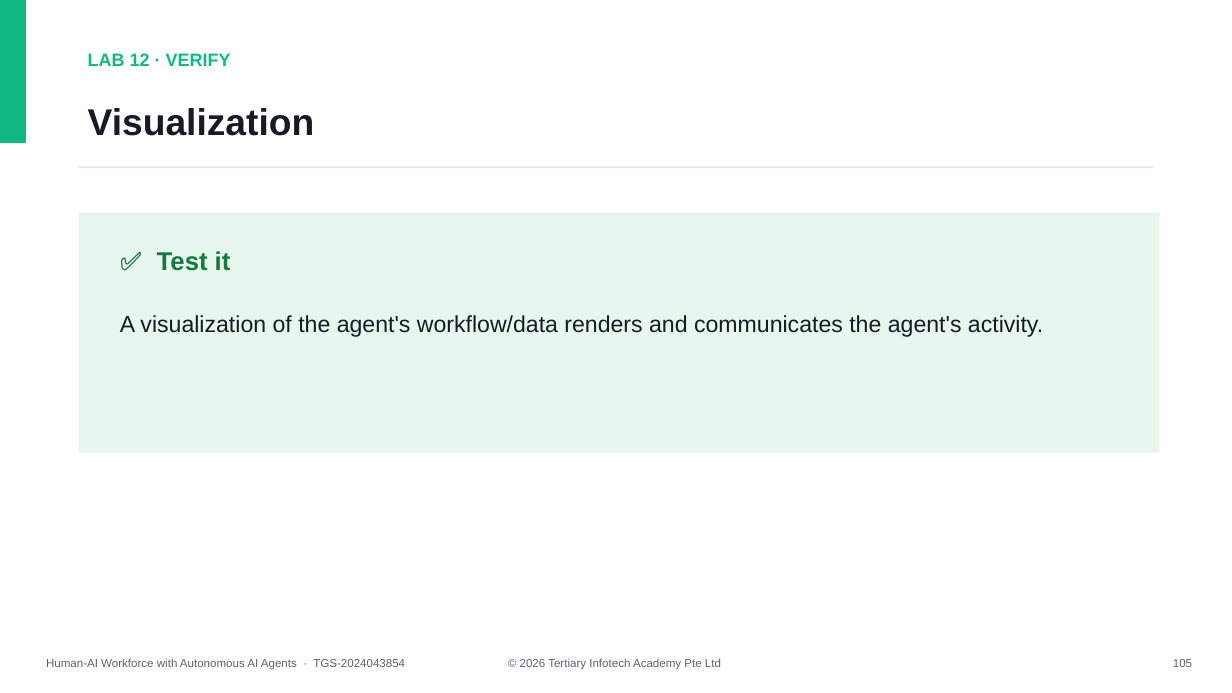
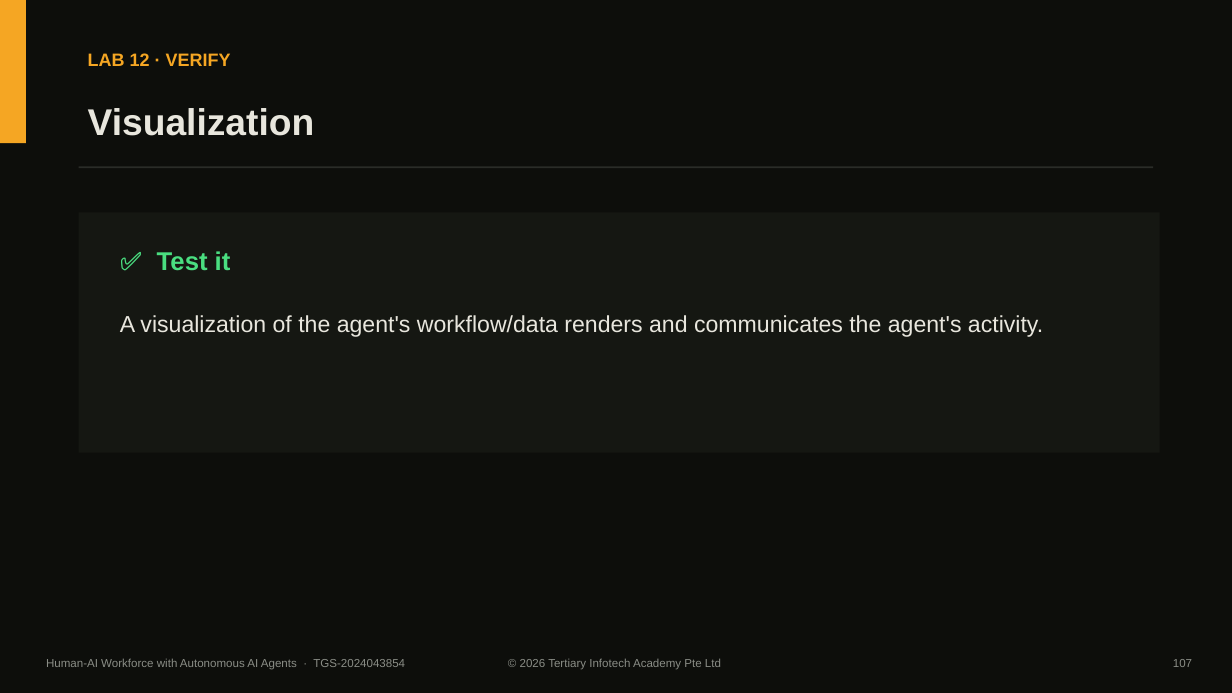
Before and after one commit to tertiarycourses/TGS-2024043854-Build-a-Human-AI-Workforce-with-Autonomous-AI-Agents, a slide deck: slide 108 of courseware/Human-AI Workforce with Autonomous AI Agents-v1.3.pptx (slide 106 before the commit). Drawn at 1232x693 pixels with LibreOffice and Linux fonts; fonts in the diff are those of the drawing. Boxes give left, top, right and bottom in pixels: in the first picture for what was removed or moved away, otherwise in the second. Text is boxed around its words. In the diff, an @@ line names an element or a change of style, - is before the commit and + after.

```diff
--- a/courseware/Human-AI Workforce with Autonomous AI Agents-v1.3.pptx
+++ b/courseware/Human-AI Workforce with Autonomous AI Agents-v1.3.pptx
@@ rectangle at box(0, 0, 26, 143): fill #10B981 to #F5A623 @@
@@ rectangle added at box(0, 0, 1232, 693), fill #0D0E0B @@
@@ text "LAB 12 · VERIFY" at box(88, 53, 231, 66): text colour #10B981 to #F5A623 @@
@@ text "Visualization" at box(88, 108, 315, 136): text colour #161B26 to #E8E6DD @@
@@ rectangle at box(79, 166, 1153, 168): fill #E2E8F0 to #2A2C28 @@
@@ rectangle at box(79, 213, 1160, 453): fill #E8F7EE to #151712 @@
@@ text "✅ Test it" at box(157, 251, 231, 271): text colour #127A3E to #4ADE80 @@
@@ text "A visualization of the agent's ..." at box(120, 315, 1043, 337): text colour #161B26 to #E8E6DD @@
@@ text "Human-AI Workforce with Autonomous AI ..." at box(46, 658, 405, 670): text colour #5B6372 to #8A8D86 @@
@@ text "© 2026 Tertiary Infotech Academy ..." at box(520, 658, 721, 670): text colour #5B6372 to #8A8D86 @@
@@ text at box(1173, 659, 1192, 667): text changed; text colour #5B6372 to #8A8D86 @@
-105
+107
```
Also in this commit, not shown: 255 other slides changed, 2 slides added, 9 other files.
